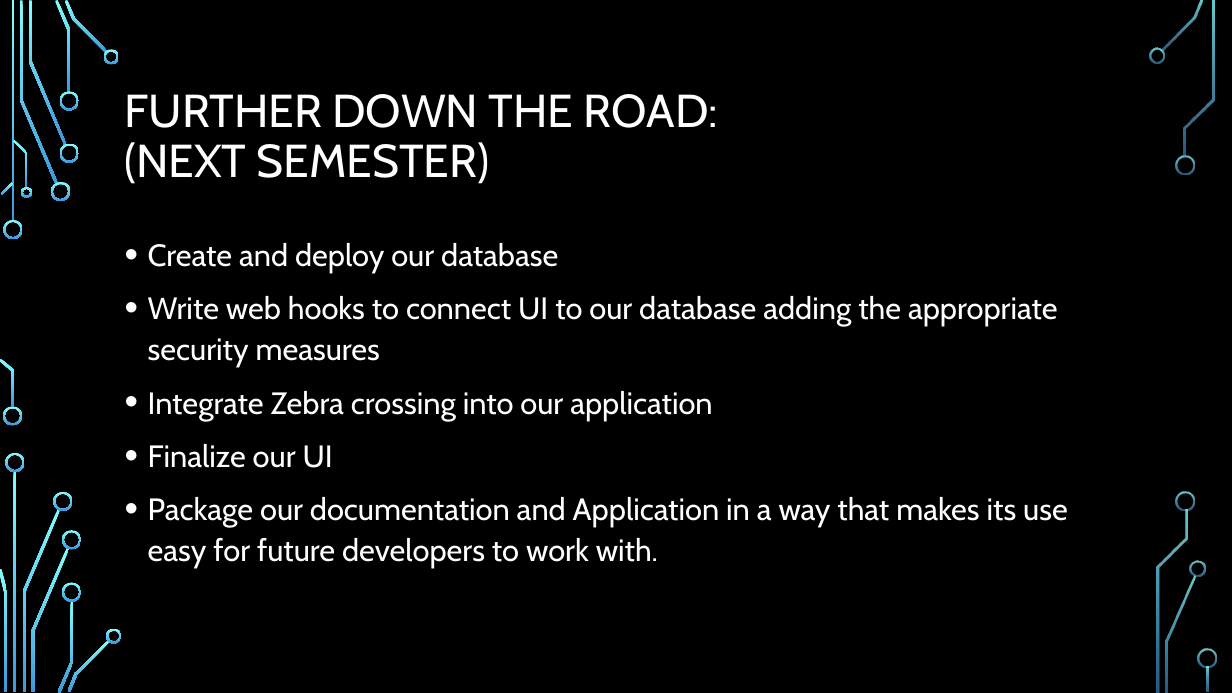
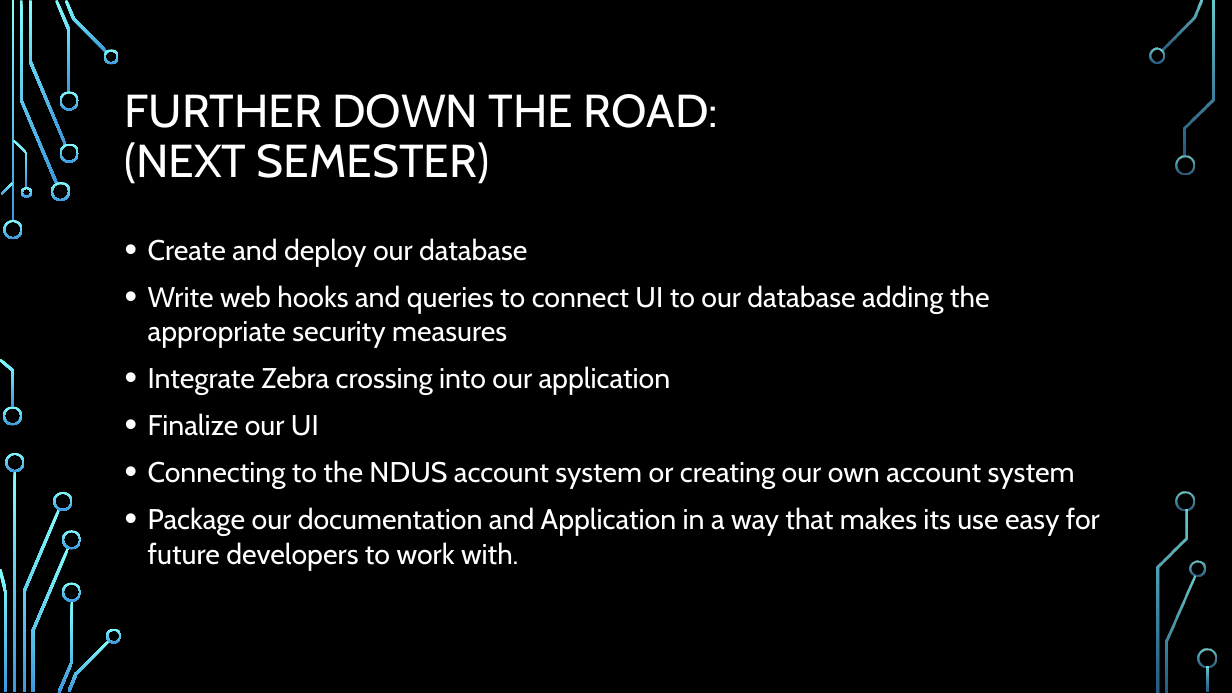
Before and after one commit to frozenNodak/InventoryManagement491, a slide deck: slide 12 of Inventory Management System demo draft.pptx (slide 11 before the commit). Drawn at 1232x693 pixels with LibreOffice and Linux fonts; fonts in the diff are those of the drawing; background and template pictures are left out. Boxes give left, top, right and bottom in pixels: in the first picture for what was removed or moved away, otherwise in the second. Text is boxed around its words. In the diff, an @@ line names an element or a change of style, - is before the commit and + after.

Commit message:
more changes

```diff
--- a/Inventory Management System demo draft.pptx
+++ b/Inventory Management System demo draft.pptx
@@ text at <box>148,238,1100,571</box>: size 24 to 22.2 pt in "Create and deploy our database", "Integrate Zebra crossing into our application", "Finalize our UI", "Package our documentation and Application in a ..."; line spacing 1.1 to 1 @@
@@ text at <box>148,285,990,348</box>: text changed; size 24 to 22.2 pt @@
-• Write web hooks to connect UI to our database adding the appropriate security measures
+• Write web hooks and queries to connect UI to our database adding the appropriate security measures
@@ text at <box>148,460,1075,489</box>: paragraph added @@
+• Connecting to the NDUS account system or creating our own account system
```
Also in this commit, not shown: 6 other slides changed, 1 slide added.
